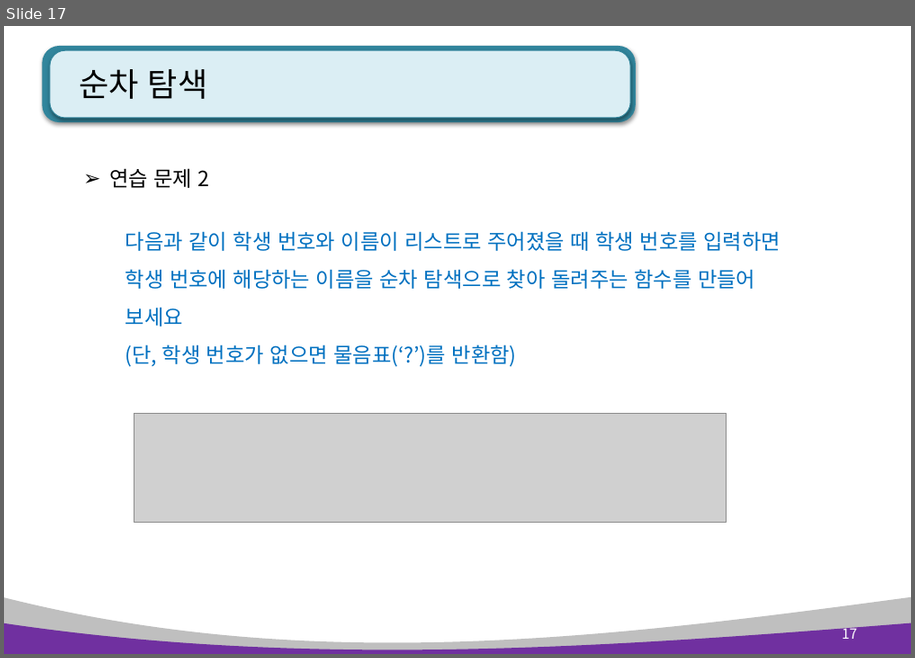
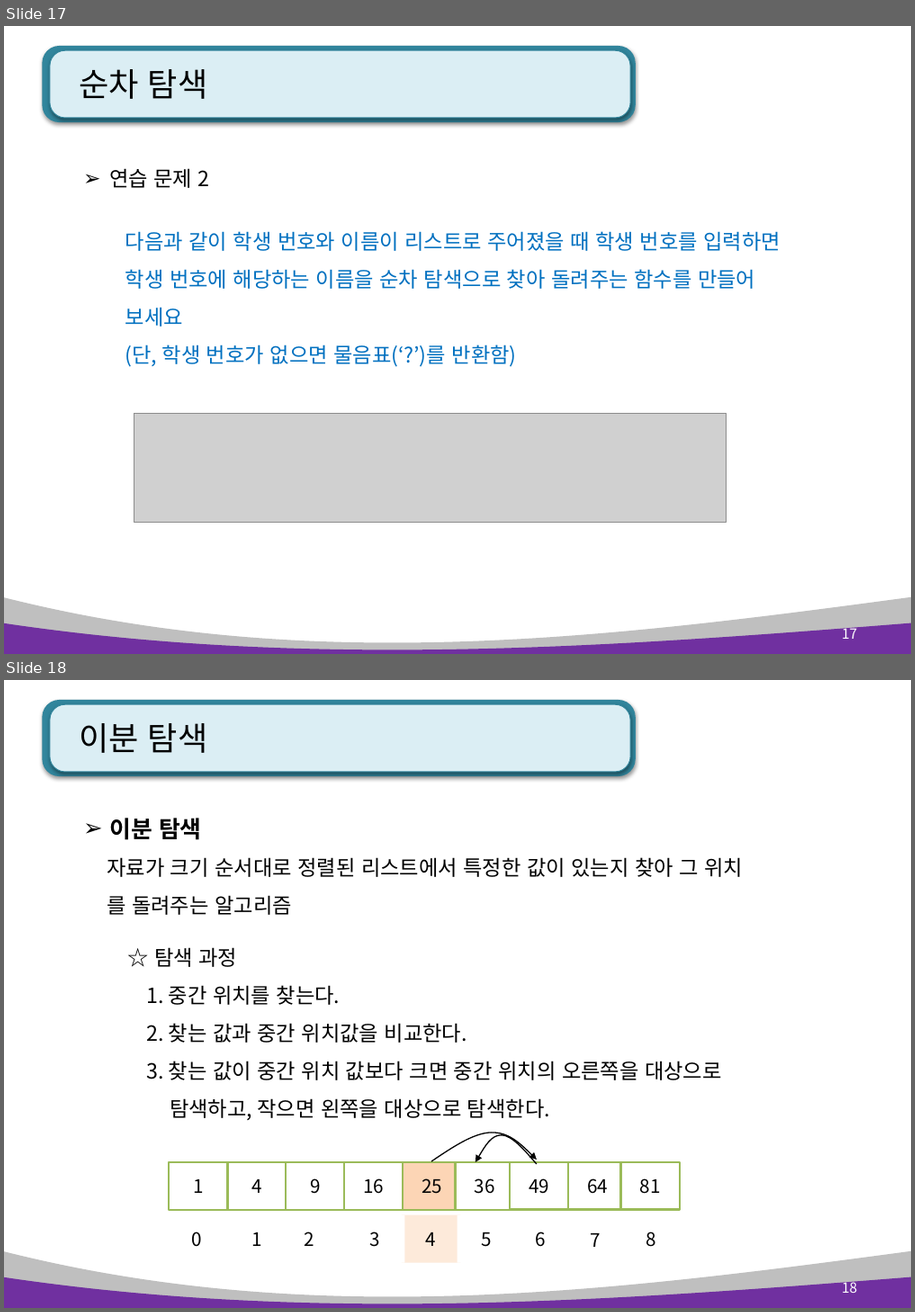
Before and after one commit to pshho/ngreen_project, a slide deck: pyWorks/자료/python_ppt/Python 알고리즘.pptx. Shown one above the other, each under a label of ours: slide 17 before the commit, slides 17 and 18 after it. The pictures are 915x658 and 915x1312 pixels, drawn with LibreOffice and Linux fonts; fonts in the diff are those of the drawing; grey boxes stand for pictures. Boxes give left, top, right and bottom in pixels: in the first picture for what was removed or moved away, otherwise in the second. Text is boxed around its words. In the diff, an @@ line names an element or a change of style, - is before the commit and + after.

```diff
--- a/pyWorks/자료/python_ppt/Python 알고리즘.pptx
+++ b/pyWorks/자료/python_ppt/Python 알고리즘.pptx
@@ slide 18 added at (x1=4, y1=680, x2=911, y2=1308), background #FFFFFF; not listed: 4 template elements that a slide beside it also shows @@
@@ title added at (x1=79, y1=723, x2=208, y2=753), 28 pt, text #000000 @@
+이분 탐색
@@ text added at (x1=107, y1=818, x2=743, y2=915), 18 pt, text #000000 @@
+➢ 이분 탐색
+자료가 크기 순서대로 정렬된 리스트에서 특정한 값이 있는지 찾아 그 위치
+를 돌려주는 알고리즘
@@ text added at (x1=146, y1=947, x2=722, y2=1120), 18 pt, text #000000 @@
+☆ 탐색 과정
+1. 중간 위치를 찾는다.
+2. 찾는 값과 중간 위치값을 비교한다.
+3. 찾는 값이 중간 위치 값보다 크면 중간 위치의 오른쪽을 대상으로
+탐색하고, 작으면 왼쪽을 대상으로 탐색한다.
@@ freeform shape added at (x1=432, y1=1133, x2=538, y2=1162), outline #000000 1 pt @@
@@ freeform shape added at (x1=476, y1=1135, x2=537, y2=1165), outline #000000 1 pt @@
@@ rectangle added at (x1=169, y1=1162, x2=228, y2=1210), fill #FFFFFF, outline #9BBB59 2 pt, 16 pt, text #000000 @@
+1
@@ rectangle added at (x1=228, y1=1162, x2=287, y2=1210), fill #FFFFFF, outline #9BBB59 2 pt, 16 pt, text #000000 @@
+4
@@ rectangle added at (x1=286, y1=1162, x2=344, y2=1210), fill #FFFFFF, outline #9BBB59 2 pt, 16 pt, text #000000 @@
+9
@@ rectangle added at (x1=344, y1=1162, x2=403, y2=1210), fill #FFFFFF, outline #9BBB59 2 pt, 16 pt, text #000000 @@
+16
@@ rectangle added at (x1=403, y1=1162, x2=461, y2=1210), fill #FCD5B5, outline #9BBB59 2 pt, 16 pt, text #000000 @@
+25
@@ rectangle added at (x1=456, y1=1162, x2=514, y2=1210), fill #FFFFFF, outline #9BBB59 2 pt, 16 pt, text #000000 @@
+36
@@ rectangle added at (x1=510, y1=1162, x2=568, y2=1210), fill #FFFFFF, outline #9BBB59 2 pt, 16 pt, text #000000 @@
+49
@@ rectangle added at (x1=568, y1=1162, x2=627, y2=1210), fill #FFFFFF, outline #9BBB59 2 pt, 16 pt, text #000000 @@
+64
@@ rectangle added at (x1=621, y1=1162, x2=680, y2=1210), fill #FFFFFF, outline #9BBB59 2 pt, 16 pt, text #000000 @@
+81
@@ rectangle added at (x1=402, y1=1216, x2=460, y2=1263), fill #FDEADA, 16 pt, text #000000 @@
+4
@@ text added at (x1=192, y1=1232, x2=202, y2=1247), 16 pt, text #000000 @@
+0
@@ text added at (x1=252, y1=1233, x2=261, y2=1246), 16 pt, text #000000 @@
+1
@@ text added at (x1=304, y1=1232, x2=314, y2=1246), 16 pt, text #000000 @@
+2
@@ text added at (x1=370, y1=1232, x2=380, y2=1247), 16 pt, text #000000 @@
+3
@@ text added at (x1=482, y1=1233, x2=492, y2=1247), 16 pt, text #000000 @@
+5
@@ text added at (x1=535, y1=1232, x2=545, y2=1247), 16 pt, text #000000 @@
+6
@@ text added at (x1=590, y1=1234, x2=600, y2=1247), 16 pt, text #000000 @@
+7
@@ text added at (x1=646, y1=1232, x2=656, y2=1247), 16 pt, text #000000 @@
+8
@@ page number added at (x1=842, y1=1279, x2=857, y2=1293), 12 pt, text #FFFFFF @@
+18
```
Also in this commit, not shown: 1 slide changed, 2 other slides added, 19 other files.
